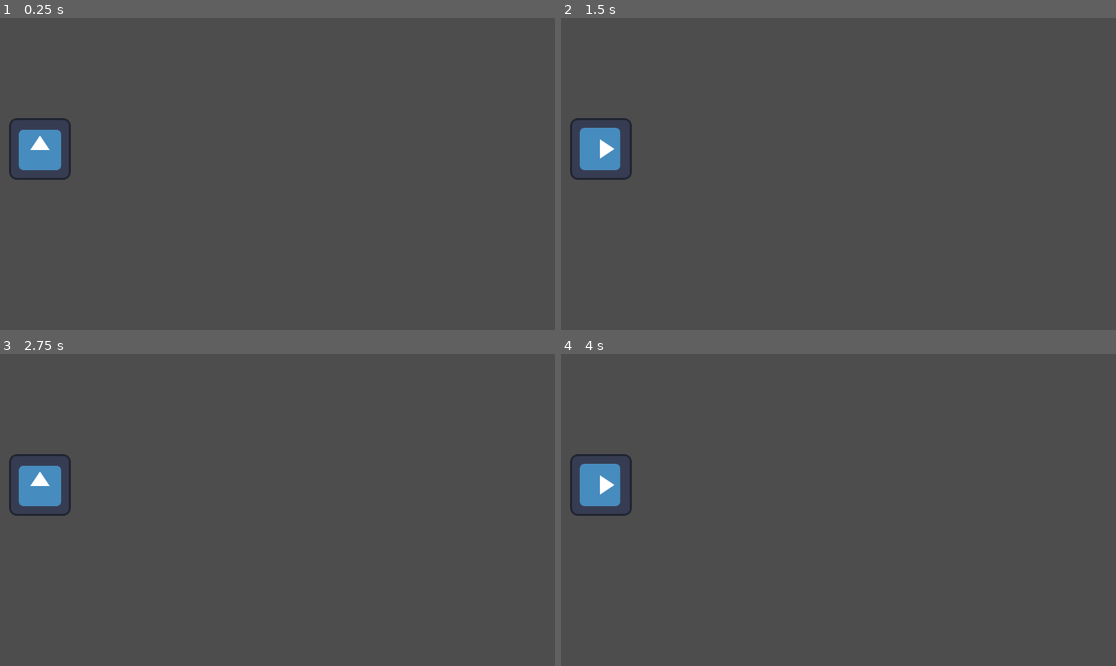
Above: before the commit, frames 1-4 (two rows, left to right).
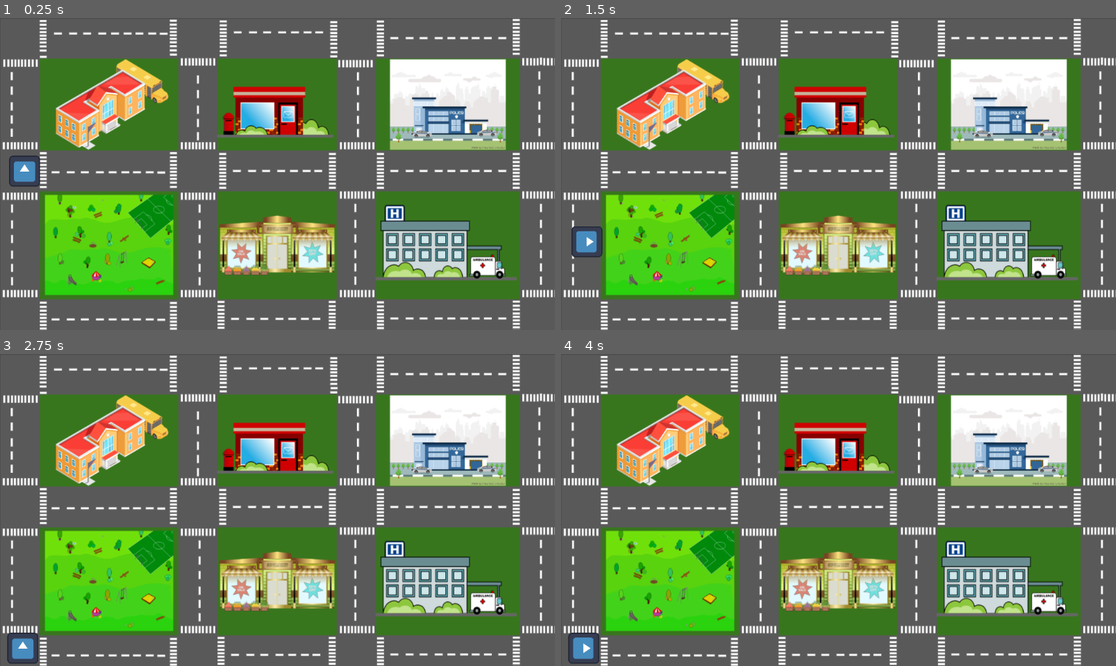
Above: after the commit, the same moments.

Repository: FisheyMug/DirectionsApp
Game: Godot game, scene res://Scenes/Level/level.tscn
Same seed, same stepped clock (60 frames per second), same inputs: the game is played once before the commit and once after it. The project has no main scene, so this scene is started directly. The engine's default icon, where the game draws it, is replaced by a stand-in: a white triangle on a blue panel in a dark square.
Inputs:
- Up to frame 1 (0.25 s): no input
- Up to frame 2 (1.5 s): tap Enter at 0.5 s; hold Right (turn_right) 0.53-1.28 s; tap Up (go_straight) at 0.6, 1.35 s; hold Left (turn_left) from 1.28 s (still down)
- Up to frame 3 (2.75 s): tap Space at 2 s; release Left (turn_left) at 2.03 s; hold Right (turn_right) from 2.03 s (still down); tap Up (go_straight) at 2.1 s
- Up to frame 4 (4 s): tap Up (go_straight) at 2.85, 3.6 s; tap Enter at 3.5 s; release Right (turn_right) at 3.53 s; hold Left (turn_left) from 3.53 s (still down)

The runs differ from the first frame. In frame 1, 54% of the frame differs, in the area x 0-100%, y 0-100%; in frame 2, 54%; in frame 3, 54%; in frame 4, 54%.

Commit message:
Added town sprite location move marker and collision detection

Diff:
--- a/Scenes/Level/level.tscn
+++ b/Scenes/Level/level.tscn
@@ -1,24 +1,148 @@
-[gd_scene load_steps=3 format=3 uid="uid://v02upfldb2cj"]
+[gd_scene load_steps=5 format=3 uid="uid://v02upfldb2cj"]
 
 [ext_resource type="PackedScene" uid="uid://bwnmaok0huh34" path="res://Scenes/Player/player.tscn" id="1_od2qp"]
+[ext_resource type="Texture2D" uid="uid://bnl7fr1v4ktc" path="res://Graphics/My town.png" id="1_y16hc"]
 [ext_resource type="PackedScene" uid="uid://bhsnap3g2nlqe" path="res://Scenes/Object/move_marker.tscn" id="2_su74p"]
+[ext_resource type="PackedScene" uid="uid://couad5h3svcls" path="res://Scenes/Object/location.tscn" id="4_xvbuw"]
 
 [node name="Level" type="Node2D"]
 
+[node name="Sprite2D" type="Sprite2D" parent="."]
+position = Vector2(581, 335)
+scale = Vector2(1.16697, 1.21423)
+texture = ExtResource("1_y16hc")
+
 [node name="Player" parent="." instance=ExtResource("1_od2qp")]
-position = Vector2(83, 272)
+position = Vector2(51, 318)
+scale = Vector2(0.5, 0.5)
 
-[node name="Move_marker" parent="." instance=ExtResource("2_su74p")]
-position = Vector2(344, 266)
+[node name="MoveMarkers" type="Node2D" parent="."]
 
-[node name="Move_marker2" parent="." instance=ExtResource("2_su74p")]
-position = Vector2(642, 266)
+[node name="Road" type="Node2D" parent="MoveMarkers"]
 
-[node name="Move_marker3" parent="." instance=ExtResource("2_su74p")]
-position = Vector2(945, 277)
+[node name="Move_marker" parent="MoveMarkers/Road" instance=ExtResource("2_su74p")]
+position = Vector2(226, 327)
 
-[node name="Move_marker4" parent="." instance=ExtResource("2_su74p")]
-position = Vector2(963, 559)
+[node name="Move_marker29" parent="MoveMarkers/Road" instance=ExtResource("2_su74p")]
+position = Vector2(411, 180)
 
-[node name="Move_marker5" parent="." instance=ExtResource("2_su74p")]
-position = Vector2(942, 39)
+[node name="Move_marker2" parent="MoveMarkers/Road" instance=ExtResource("2_su74p")]
+position = Vector2(414, 319)
+
+[node name="Move_marker3" parent="MoveMarkers/Road" instance=ExtResource("2_su74p")]
+position = Vector2(585, 323)
+
+[node name="Move_marker4" parent="MoveMarkers/Road" instance=ExtResource("2_su74p")]
+position = Vector2(746, 317)
+
+[node name="Move_marker5" parent="MoveMarkers/Road" instance=ExtResource("2_su74p")]
+position = Vector2(931, 317)
+
+[node name="Move_marker6" parent="MoveMarkers/Road" instance=ExtResource("2_su74p")]
+position = Vector2(1116, 328)
+
+[node name="Move_marker7" parent="MoveMarkers/Road" instance=ExtResource("2_su74p")]
+position = Vector2(1120, 485)
+
+[node name="Move_marker8" parent="MoveMarkers/Road" instance=ExtResource("2_su74p")]
+position = Vector2(1124, 624)
+
+[node name="Move_marker9" parent="MoveMarkers/Road" instance=ExtResource("2_su74p")]
+position = Vector2(928, 620)
+
+[node name="Move_marker10" parent="MoveMarkers/Road" instance=ExtResource("2_su74p")]
+position = Vector2(739, 613)
+
+[node name="Move_marker11" parent="MoveMarkers/Road" instance=ExtResource("2_su74p")]
+position = Vector2(582, 617)
+
+[node name="Move_marker12" parent="MoveMarkers/Road" instance=ExtResource("2_su74p")]
+position = Vector2(404, 624)
+
+[node name="Move_marker13" parent="MoveMarkers/Road" instance=ExtResource("2_su74p")]
+position = Vector2(222, 620)
+
+[node name="Move_marker14" parent="MoveMarkers/Road" instance=ExtResource("2_su74p")]
+position = Vector2(47, 620)
+
+[node name="Move_marker15" parent="MoveMarkers/Road" instance=ExtResource("2_su74p")]
+position = Vector2(54, 474)
+
+[node name="Move_marker16" parent="MoveMarkers/Road" instance=ExtResource("2_su74p")]
+position = Vector2(43, 321)
+
+[node name="Move_marker17" parent="MoveMarkers/Road" instance=ExtResource("2_su74p")]
+position = Vector2(39, 164)
+
+[node name="Move_marker18" parent="MoveMarkers/Road" instance=ExtResource("2_su74p")]
+position = Vector2(39, 50)
+
+[node name="Move_marker19" parent="MoveMarkers/Road" instance=ExtResource("2_su74p")]
+position = Vector2(210, 39)
+
+[node name="Move_marker20" parent="MoveMarkers/Road" instance=ExtResource("2_su74p")]
+position = Vector2(413, 43)
+
+[node name="Move_marker21" parent="MoveMarkers/Road" instance=ExtResource("2_su74p")]
+position = Vector2(573, 50)
+
+[node name="Move_marker22" parent="MoveMarkers/Road" instance=ExtResource("2_su74p")]
+position = Vector2(740, 50)
+
+[node name="Move_marker23" parent="MoveMarkers/Road" instance=ExtResource("2_su74p")]
+position = Vector2(925, 46)
+
+[node name="Move_marker24" parent="MoveMarkers/Road" instance=ExtResource("2_su74p")]
+position = Vector2(1107, 39)
+
+[node name="Move_marker25" parent="MoveMarkers/Road" instance=ExtResource("2_su74p")]
+position = Vector2(1118, 182)
+
+[node name="Move_marker26" parent="MoveMarkers/Road" instance=ExtResource("2_su74p")]
+position = Vector2(740, 182)
+
+[node name="Move_marker27" parent="MoveMarkers/Road" instance=ExtResource("2_su74p")]
+position = Vector2(409, 481)
+
+[node name="Move_marker28" parent="MoveMarkers/Road" instance=ExtResource("2_su74p")]
+position = Vector2(737, 485)
+
+[node name="LocationEntrance" type="Node2D" parent="MoveMarkers"]
+
+[node name="SchoolEntrance" parent="MoveMarkers/LocationEntrance" instance=ExtResource("2_su74p")]
+position = Vector2(229, 181)
+
+[node name="PostOfficeEntrance" parent="MoveMarkers/LocationEntrance" instance=ExtResource("2_su74p")]
+position = Vector2(578, 180)
+
+[node name="PoliceEntrance" parent="MoveMarkers/LocationEntrance" instance=ExtResource("2_su74p")]
+position = Vector2(932, 184)
+
+[node name="ParkEntrance" parent="MoveMarkers/LocationEntrance" instance=ExtResource("2_su74p")]
+position = Vector2(226, 473)
+
+[node name="SuperMarketEntrance" parent="MoveMarkers/LocationEntrance" instance=ExtResource("2_su74p")]
+position = Vector2(576, 482)
+
+[node name="HospitalEntrance" parent="MoveMarkers/LocationEntrance" instance=ExtResource("2_su74p")]
+position = Vector2(933, 486)
+
+[node name="locations" type="Node2D" parent="."]
+
+[node name="School" parent="locations" instance=ExtResource("4_xvbuw")]
+position = Vector2(232, 180)
+
+[node name="PostOffice" parent="locations" instance=ExtResource("4_xvbuw")]
+position = Vector2(580, 183)
+
+[node name="PoliceStation" parent="locations" instance=ExtResource("4_xvbuw")]
+position = Vector2(930, 182)
+
+[node name="Hospital" parent="locations" instance=ExtResource("4_xvbuw")]
+position = Vector2(930, 487)
+
+[node name="Supermarket" parent="locations" instance=ExtResource("4_xvbuw")]
+position = Vector2(576, 482)
+
+[node name="Park" parent="locations" instance=ExtResource("4_xvbuw")]
+position = Vector2(226, 476)
--- /dev/null
+++ b/Scenes/Object/location.gd
@@ -0,0 +1,5 @@
+extends Area2D
+
+
+func _on_body_entered(body):
+	print("Player has entered the area")
--- /dev/null
+++ b/Scenes/Object/location.tscn
@@ -0,0 +1,15 @@
+[gd_scene load_steps=3 format=3 uid="uid://couad5h3svcls"]
+
+[ext_resource type="Script" path="res://Scenes/Object/location.gd" id="1_q701y"]
+
+[sub_resource type="RectangleShape2D" id="RectangleShape2D_kiotk"]
+size = Vector2(51, 47)
+
+[node name="location" type="Area2D"]
+script = ExtResource("1_q701y")
+
+[node name="CollisionShape2D" type="CollisionShape2D" parent="."]
+position = Vector2(-1, 0)
+shape = SubResource("RectangleShape2D_kiotk")
+
+[connection signal="body_entered" from="." to="." method="_on_body_entered"]
--- a/Scenes/Player/player.gd
+++ b/Scenes/Player/player.gd
@@ -14,7 +14,6 @@
 		rotate(-1.57)
 		moveable = false
 	if event.is_action_released("go_straight"):
-		print(moveable)
 		if moveable:
 			target = destination
 			moveable = false
--- a/Scenes/Player/player.tscn
+++ b/Scenes/Player/player.tscn
@@ -7,7 +7,7 @@
 size = Vector2(112, 123)
 
 [sub_resource type="RectangleShape2D" id="RectangleShape2D_npiri"]
-size = Vector2(119, 303)
+size = Vector2(119, 373.5)
 
 [node name="Player" type="CharacterBody2D"]
 script = ExtResource("1_ki7sc")
@@ -23,7 +23,7 @@
 position = Vector2(3, -1)
 
 [node name="CollisionShape2D" type="CollisionShape2D" parent="view"]
-position = Vector2(-2.5, 210)
+position = Vector2(-2.5, 245.25)
 shape = SubResource("RectangleShape2D_npiri")
 
 [connection signal="area_entered" from="view" to="." method="_on_view_area_entered"]
Binary file added: Graphics/My town.png
Not shown, added: Graphics/My town.png.import
